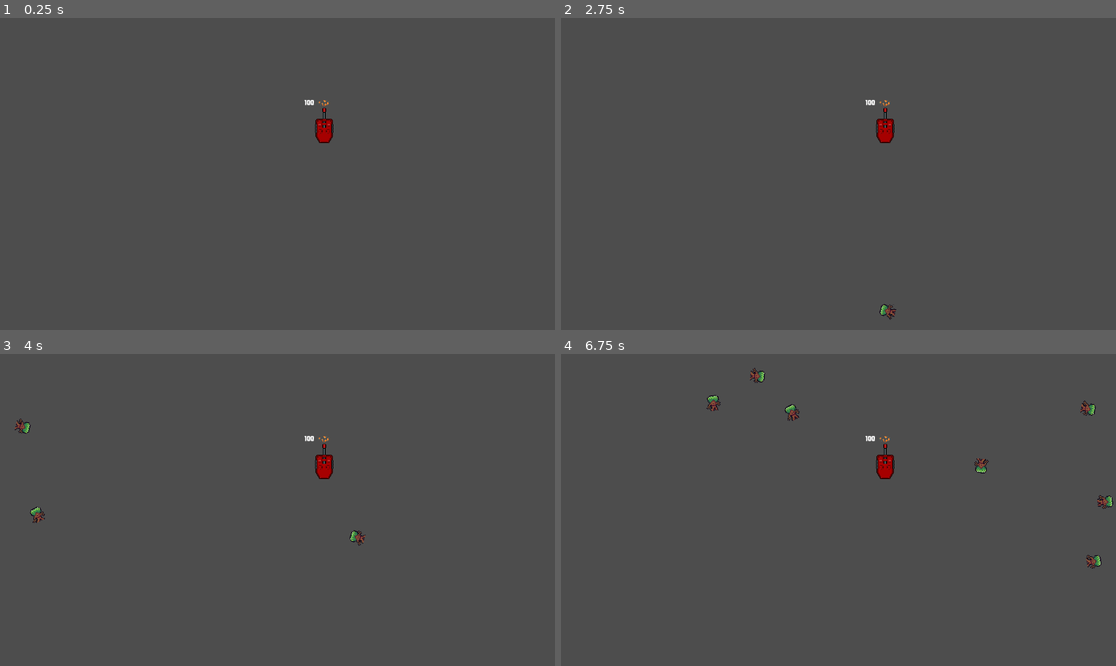
Above: before the commit, frames 1-4 (two rows, left to right).
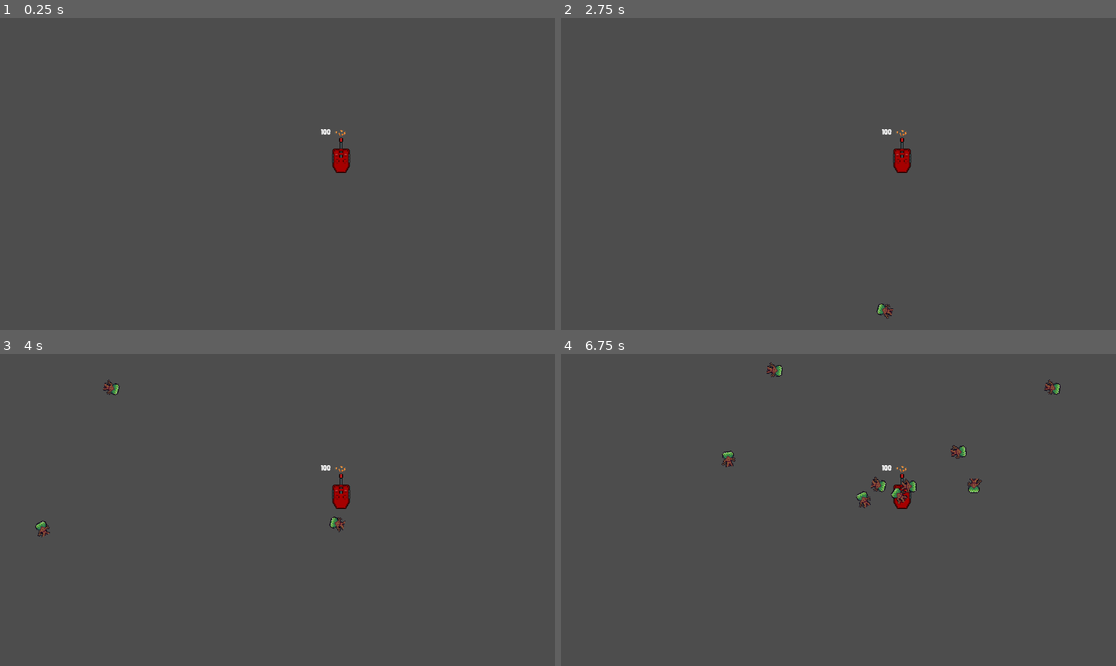
Above: after the commit, the same moments.

Repository: lewis785/ludum-dare-53
Game: Godot game, scene res://scenes/davids_scene.tscn
Two runs of this game, one before a commit and one after it. Both use one fixed random seed, a clock stepped at 60 frames per second and the inputs below. This scene is started directly instead of the project's main scene.
Inputs:
- Up to frame 1 (0.25 s): no input
- Up to frame 2 (2.75 s): tap Enter at 0.5, 2 s; hold Right (ui_right) 0.53-1.28 s; tap Space at 1.25 s; hold Left (ui_left) 1.28-2.03 s; hold Right (ui_right) from 2.03 s (still down)
- Up to frame 3 (4 s): release Right (ui_right) at 3.53 s; hold Left (ui_left) from 3.53 s (still down)
- Up to frame 4 (6.75 s): release Left (ui_left) at 5.78 s; hold Right (ui_right) from 5.78 s (still down)

The runs differ from the first frame. In frame 1, 0.5% of the frame differs, in the area x 54-64%, y 26-50%; in frame 2, 0.6%; in frame 3, 1.1%; in frame 4, 1.8%, in the area x 26-100%, y 2-69%.

Commit message:
feat: updated structure

Diff:
--- a/scenes/davids_scene.tscn
+++ b/scenes/davids_scene.tscn
@@ -1,11 +1,137 @@
-[gd_scene load_steps=3 format=3 uid="uid://bv1oo5bv5o5rs"]
+[gd_scene load_steps=20 format=3 uid="uid://bv1oo5bv5o5rs"]
 
 [ext_resource type="PackedScene" uid="uid://cef7nfykxy18e" path="res://scenes/enemy/spawn.tscn" id="2_dx6tg"]
 [ext_resource type="PackedScene" uid="uid://sd50xggadb4x" path="res://scenes/structure/structure.tscn" id="4_ri4hn"]
+[ext_resource type="Script" path="res://scenes/enemy/enemy.gd" id="4_ta1ob"]
+[ext_resource type="Texture2D" uid="uid://lyxpenrl2w3i" path="res://assets/enemy/GrizzledTreantIdle.png" id="5_k4n0d"]
+
+[sub_resource type="AtlasTexture" id="AtlasTexture_pf0mn"]
+atlas = ExtResource("5_k4n0d")
+region = Rect2(0, 0, 16, 16)
+
+[sub_resource type="AtlasTexture" id="AtlasTexture_oc77u"]
+atlas = ExtResource("5_k4n0d")
+region = Rect2(16, 0, 16, 16)
+
+[sub_resource type="AtlasTexture" id="AtlasTexture_0r4ki"]
+atlas = ExtResource("5_k4n0d")
+region = Rect2(32, 0, 16, 16)
+
+[sub_resource type="AtlasTexture" id="AtlasTexture_gp538"]
+atlas = ExtResource("5_k4n0d")
+region = Rect2(48, 0, 16, 16)
+
+[sub_resource type="AtlasTexture" id="AtlasTexture_e2dqs"]
+atlas = ExtResource("5_k4n0d")
+region = Rect2(48, 0, 16, 16)
+
+[sub_resource type="AtlasTexture" id="AtlasTexture_1k80d"]
+atlas = ExtResource("5_k4n0d")
+region = Rect2(32, 0, 16, 16)
+
+[sub_resource type="AtlasTexture" id="AtlasTexture_wikc4"]
+atlas = ExtResource("5_k4n0d")
+region = Rect2(16, 0, 16, 16)
+
+[sub_resource type="AtlasTexture" id="AtlasTexture_bd11a"]
+atlas = ExtResource("5_k4n0d")
+region = Rect2(0, 0, 16, 16)
+
+[sub_resource type="AtlasTexture" id="AtlasTexture_qxh1b"]
+atlas = ExtResource("5_k4n0d")
+region = Rect2(0, 0, 16, 16)
+
+[sub_resource type="AtlasTexture" id="AtlasTexture_kuh60"]
+atlas = ExtResource("5_k4n0d")
+region = Rect2(16, 0, 16, 16)
+
+[sub_resource type="AtlasTexture" id="AtlasTexture_pk43k"]
+atlas = ExtResource("5_k4n0d")
+region = Rect2(32, 0, 16, 16)
+
+[sub_resource type="AtlasTexture" id="AtlasTexture_xvaj8"]
+atlas = ExtResource("5_k4n0d")
+region = Rect2(48, 0, 16, 16)
+
+[sub_resource type="SpriteFrames" id="SpriteFrames_jw21e"]
+animations = [{
+"frames": [{
+"duration": 1.0,
+"texture": SubResource("AtlasTexture_pf0mn")
+}, {
+"duration": 1.0,
+"texture": SubResource("AtlasTexture_oc77u")
+}, {
+"duration": 1.0,
+"texture": SubResource("AtlasTexture_0r4ki")
+}, {
+"duration": 1.0,
+"texture": SubResource("AtlasTexture_gp538")
+}],
+"loop": true,
+"name": &"fly",
+"speed": 20.0
+}, {
+"frames": [{
+"duration": 1.0,
+"texture": SubResource("AtlasTexture_e2dqs")
+}, {
+"duration": 1.0,
+"texture": SubResource("AtlasTexture_1k80d")
+}, {
+"duration": 1.0,
+"texture": SubResource("AtlasTexture_wikc4")
+}, {
+"duration": 1.0,
+"texture": SubResource("AtlasTexture_bd11a")
+}],
+"loop": true,
+"name": &"swim",
+"speed": 2.0
+}, {
+"frames": [{
+"duration": 1.0,
+"texture": SubResource("AtlasTexture_qxh1b")
+}, {
+"duration": 1.0,
+"texture": SubResource("AtlasTexture_kuh60")
+}, {
+"duration": 1.0,
+"texture": SubResource("AtlasTexture_pk43k")
+}, {
+"duration": 1.0,
+"texture": SubResource("AtlasTexture_xvaj8")
+}],
+"loop": true,
+"name": &"walk",
+"speed": 5.0
+}]
+
+[sub_resource type="CapsuleShape2D" id="CapsuleShape2D_krpay"]
+radius = 13.0
+height = 34.0
+
+[sub_resource type="PackedScene" id="PackedScene_8tvqk"]
+resource_local_to_scene = true
+_bundled = {
+"conn_count": 1,
+"conns": PackedInt32Array(3, 0, 21, 20, 2, 0, 0),
+"editable_instances": [],
+"names": PackedStringArray("enemy", "position", "gravity_scale", "script", "health", "damage", "metadata/_edit_group_", "RigidBody2D", "AnimatedSprite2D", "texture_filter", "scale", "sprite_frames", "animation", "frame_progress", "CollisionShape2D", "light_mask", "shape", "debug_color", "VisibleOnScreenNotifier2D", "visible", "_on_visible_on_screen_notifier_2d_screen_exited", "screen_exited"),
+"node_count": 4,
+"node_paths": [],
+"nodes": PackedInt32Array(-1, -1, 7, 0, -1, 6, 1, 0, 2, 1, 3, 2, 4, 3, 5, 4, 6, 5, 0, 0, 0, 8, 8, -1, 5, 9, 4, 10, 6, 11, 7, 12, 8, 13, 9, 0, 0, 0, 14, 14, -1, 3, 15, 10, 16, 11, 17, 12, 0, 0, 0, 18, 18, -1, 1, 19, 13, 0),
+"variants": [Vector2(64, 70), 0.0, ExtResource("4_ta1ob"), 20, 1, true, Vector2(2, 2), SubResource("SpriteFrames_jw21e"), &"walk", 0.35947, 0, SubResource("CapsuleShape2D_krpay"), Color(0, 0.6, 0.701961, 0.054902), false],
+"version": 3
+}
 
 [node name="davids_scene" type="Node2D"]
 
+[node name="structure" parent="." instance=ExtResource("4_ri4hn")]
+position = Vector2(707, 291)
+
 [node name="spawn" parent="." instance=ExtResource("2_dx6tg")]
+enemy_scene = SubResource("PackedScene_8tvqk")
 
-[node name="structure" parent="." instance=ExtResource("4_ri4hn")]
-position = Vector2(673, 230)
+[node name="Marker2D" type="Marker2D" parent="."]
+position = Vector2(705, 294)
--- /dev/null
+++ b/scenes/projectile/projectile.gd
@@ -0,0 +1,15 @@
+extends Node2D
+
+
+@export var projectile_speed: int = 100
+
+# Called when the node enters the scene tree for the first time.
+func _ready():
+	pass # Replace with function body.
+
+
+# Called every frame. 'delta' is the elapsed time since the previous frame.
+func _physics_process(delta):
+	var direction = Vector2.RIGHT.rotated(rotation)
+	global_position += projectile_speed * direction * delta
+	pass
--- /dev/null
+++ b/scenes/projectile/projectile.tscn
@@ -0,0 +1,20 @@
+[gd_scene load_steps=4 format=3 uid="uid://cbd2nrreh7t81"]
+
+[ext_resource type="Script" path="res://scenes/projectile/projectile.gd" id="1_yb7ur"]
+[ext_resource type="Texture2D" uid="uid://cenw8v3ing0xr" path="res://assets/truck.png" id="2_6w08a"]
+
+[sub_resource type="RectangleShape2D" id="RectangleShape2D_nku43"]
+
+[node name="projectile" type="Node2D" groups=["Projectiles"]]
+script = ExtResource("1_yb7ur")
+
+[node name="ProjectileArea2D" type="Area2D" parent="."]
+position = Vector2(202, 121)
+rotation = 0.523598
+metadata/_edit_group_ = true
+
+[node name="Sprite2D" type="Sprite2D" parent="ProjectileArea2D"]
+texture = ExtResource("2_6w08a")
+
+[node name="CollisionShape2D" type="CollisionShape2D" parent="ProjectileArea2D"]
+shape = SubResource("RectangleShape2D_nku43")
--- a/scenes/structure/structure.gd
+++ b/scenes/structure/structure.gd
@@ -8,9 +8,10 @@
 @export var label: Label
 @export var is_tower: bool
 @export var structure_damage: int = 10
+@export var supplies_consumption: int = 1
 
 var tick = false
-var time_til_tick = 0
+var time_til_tick: int = 0
 var enemies: Array[RigidBody2D] = []
 
 # Called when the node enters the scene tree for the first time.
@@ -64,8 +65,12 @@
 func subtract_damage_from_enemies(enemy):
 	enemy.health -= structure_damage
 
+func consume_supplies():
+	supplies -= supplies_consumption
+
 func process_all_attacks():
 	for enemy in enemies:
+		consume_supplies()
 		subtract_damage_from_enemies(enemy)
 		break
 
--- a/scenes/structure/structure.tscn
+++ b/scenes/structure/structure.tscn
@@ -75,6 +75,7 @@
 script = ExtResource("1_lu5co")
 
 [node name="StructureArea2D" type="Area2D" parent="."]
+position = Vector2(1, 1)
 metadata/_edit_group_ = true
 
 [node name="CollisionShape2D" type="CollisionShape2D" parent="StructureArea2D"]
